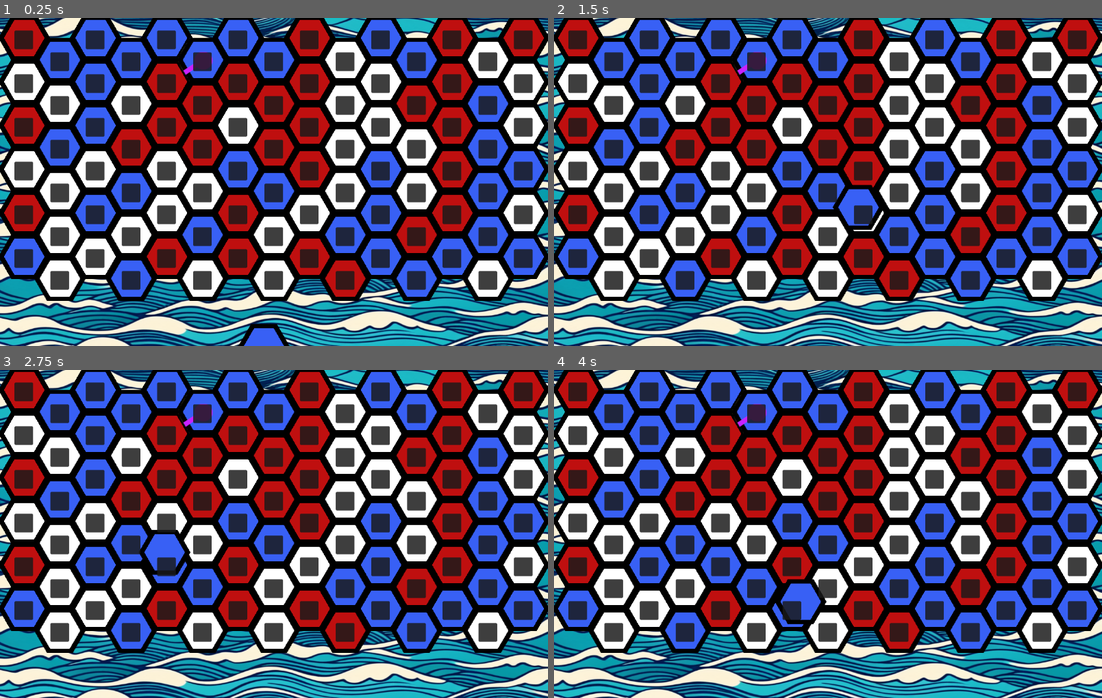
Above: before the commit, frames 1-4 (two rows, left to right).
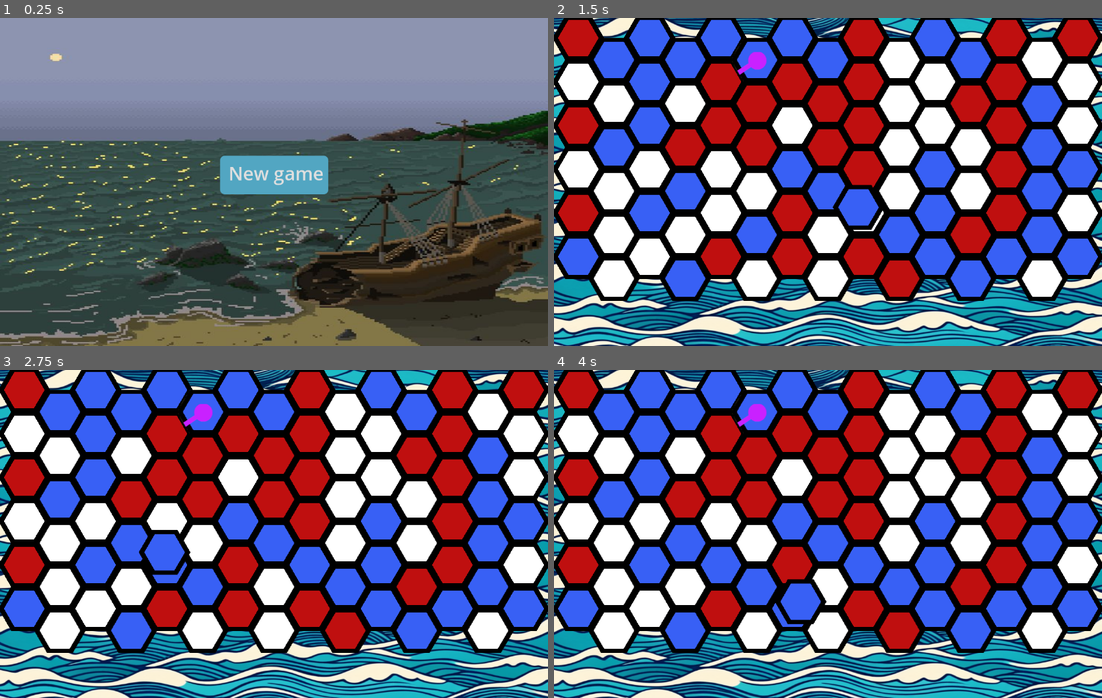
Above: after the commit, the same moments.

Repository: tehtipsy/HexaGame
Game: Godot game, scene res://main_menu.tscn
Two runs of this game, one before a commit and one after it. Both use one fixed random seed, a clock stepped at 60 frames per second and the inputs below. Before the commit the project starts from res://game.tscn.
Inputs (mouse positions are in pixels of both pictures, inside the frame that each line leads up to):
- Up to frame 1 (0.25 s): no input
- Up to frame 2 (1.5 s): click (828, 175) at 0.5 s, where only the run after the commit has a clickable "New game"; tap Enter at 1.25 s; move the mouse to (860, 204) at 1.27 s; hold Shift from 1.28 s (still down); click (860, 204) at 1.42 s
- Up to frame 3 (2.75 s): tap Space at 2 s; move the mouse to (164, 550) at 2.02 s; release Shift at 2.03 s; tap Shift at 2.1 s; click (164, 550) at 2.17 s
- Up to frame 4 (4 s): tap Enter at 2.75 s; move the mouse to (882, 461) at 2.77 s; hold Shift 2.78-3.53 s; click (882, 461) at 2.92 s; tap Space at 3.5 s; move the mouse to (800, 599) at 3.52 s; tap Shift at 3.6 s; click (800, 599) at 3.67 s

The runs differ from the first frame. In frame 1, 96% of the frame differs, in the area x 0-100%, y 0-100%; in frame 2, 18%; in frame 3, 19%; in frame 4, 19%.

Commit message:
added main menu

Diff:
--- /dev/null
+++ b/main_menu.gd
@@ -0,0 +1,15 @@
+extends Control
+
+
+# Called when the node enters the scene tree for the first time.
+func _ready():
+	pass # Replace with function body.
+
+
+# Called every frame. 'delta' is the elapsed time since the previous frame.
+func _process(delta):
+	pass
+
+
+func _on_new_game_button_pressed():
+	get_tree().change_scene_to_file("res://game.tscn")
--- /dev/null
+++ b/main_menu.tscn
@@ -0,0 +1,80 @@
+[gd_scene load_steps=6 format=3 uid="uid://cbsjg0gxjkj8p"]
+
+[ext_resource type="Script" path="res://main_menu.gd" id="1_qm034"]
+[ext_resource type="Texture2D" uid="uid://wad5urq6hmmv" path="res://Wrecked Ship.jpg" id="2_pca5o"]
+
+[sub_resource type="StyleBoxFlat" id="StyleBoxFlat_4pkq4"]
+content_margin_left = 18.0
+content_margin_top = 10.0
+content_margin_right = 10.0
+content_margin_bottom = 18.0
+bg_color = Color(0.321313, 0.649887, 0.759348, 1)
+corner_radius_top_left = 10
+corner_radius_top_right = 10
+corner_radius_bottom_right = 10
+corner_radius_bottom_left = 10
+
+[sub_resource type="StyleBoxFlat" id="StyleBoxFlat_n1bug"]
+content_margin_left = 18.0
+content_margin_top = 10.0
+content_margin_right = 10.0
+content_margin_bottom = 18.0
+bg_color = Color(3.85046e-06, 0.702912, 0.553848, 1)
+corner_radius_top_left = 10
+corner_radius_top_right = 10
+corner_radius_bottom_right = 10
+corner_radius_bottom_left = 10
+
+[sub_resource type="StyleBoxFlat" id="StyleBoxFlat_u0r6u"]
+content_margin_left = 18.0
+content_margin_top = 10.0
+content_margin_right = 10.0
+content_margin_bottom = 18.0
+bg_color = Color(0.0117647, 0.6, 0.6, 1)
+border_blend = true
+corner_radius_top_left = 10
+corner_radius_top_right = 10
+corner_radius_bottom_right = 10
+corner_radius_bottom_left = 10
+
+[node name="MainMenu" type="Control"]
+layout_mode = 3
+anchors_preset = 15
+anchor_right = 1.0
+anchor_bottom = 1.0
+grow_horizontal = 2
+grow_vertical = 2
+script = ExtResource("1_qm034")
+
+[node name="TextureRect" type="TextureRect" parent="."]
+layout_mode = 1
+anchors_preset = 15
+anchor_right = 1.0
+anchor_bottom = 1.0
+grow_horizontal = 2
+grow_vertical = 2
+texture = ExtResource("2_pca5o")
+
+[node name="VBoxContainer" type="VBoxContainer" parent="."]
+layout_mode = 1
+anchors_preset = 8
+anchor_left = 0.5
+anchor_top = 0.5
+anchor_right = 0.5
+anchor_bottom = 0.5
+offset_left = -101.5
+offset_top = -57.0
+offset_right = 101.5
+offset_bottom = 57.0
+grow_horizontal = 2
+grow_vertical = 2
+
+[node name="NewGameButton" type="Button" parent="VBoxContainer"]
+layout_mode = 2
+theme_override_font_sizes/font_size = 40
+theme_override_styles/normal = SubResource("StyleBoxFlat_4pkq4")
+theme_override_styles/hover = SubResource("StyleBoxFlat_n1bug")
+theme_override_styles/pressed = SubResource("StyleBoxFlat_u0r6u")
+text = "New game"
+
+[connection signal="pressed" from="VBoxContainer/NewGameButton" to="." method="_on_new_game_button_pressed"]
--- a/project.godot
+++ b/project.godot
@@ -11,7 +11,7 @@
 [application]
 
 config/name="HexaGame"
-run/main_scene="res://game.tscn"
+run/main_scene="res://main_menu.tscn"
 config/features=PackedStringArray("4.2", "GL Compatibility")
 config/icon="res://icon.svg"
 
--- a/slot.tscn
+++ b/slot.tscn
@@ -1,16 +1,22 @@
-[gd_scene load_steps=2 format=3 uid="uid://bwtvnnjf6qkpy"]
+[gd_scene load_steps=3 format=3 uid="uid://bwtvnnjf6qkpy"]
 
 [ext_resource type="Script" path="res://slot.gd" id="1_xgch2"]
+
+[sub_resource type="StyleBoxFlat" id="StyleBoxFlat_syii4"]
+bg_color = Color(0.6, 0.6, 0.6, 0)
 
 [node name="Slot" type="PanelContainer"]
 offset_right = 40.0
 offset_bottom = 40.0
+theme_override_styles/panel = SubResource("StyleBoxFlat_syii4")
 script = ExtResource("1_xgch2")
 
 [node name="TextureRect" type="TextureRect" parent="."]
+visible = false
 layout_mode = 2
 
 [node name="Panel" type="Panel" parent="."]
+visible = false
 show_behind_parent = true
 layout_mode = 2
 mouse_filter = 1
--- a/tooltip.tscn
+++ b/tooltip.tscn
@@ -19,6 +19,7 @@
 corner_radius_bottom_left = 10
 
 [node name="Tooltip" type="Control"]
+visible = false
 layout_mode = 3
 anchors_preset = 0
 offset_right = 40.0
@@ -26,6 +27,7 @@
 script = ExtResource("1_qtxsx")
 
 [node name="UI" type="CanvasLayer" parent="."]
+visible = false
 
 [node name="TooltipPopup" type="PopupPanel" parent="UI"]
 unique_name_in_owner = true
Binary file added: Wrecked Ship.jpg
Not shown, added: Wrecked Ship.jpg.import
